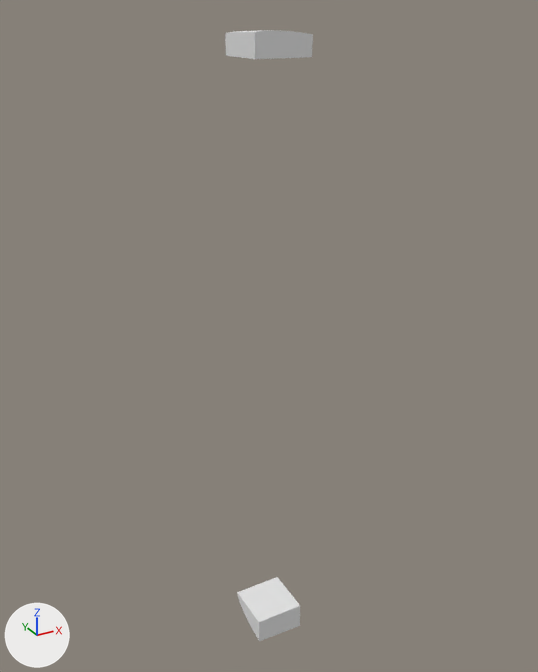
Before and after pictures for a commit that changed the glTF model assets/terrain/surface_pieces/surf_35_2.glb.
Rendered twice from a 50 mm camera at (37.4, 42.6, 8.4) aimed at (68.2, 98.8, -19.6). Lighting does not change. The marker at lower left points along +X, +Y and +Z. The picture after the commit comes second. Mesh edges are drawn as thin lines on the coarser meshes. Where no turn or scale is listed for an object, it has been applied to the vertices.

Names of what the first picture shows: 'layer_0', 'layer_12'.
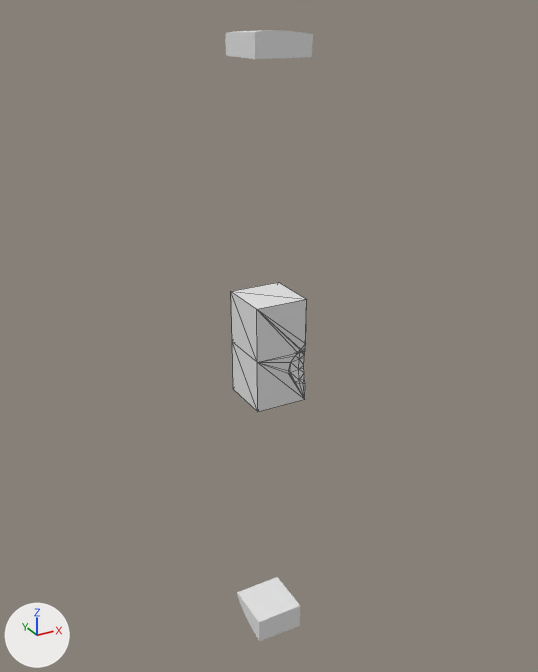
Diff of the bpy script that builds the scene:
```diff
--- a/assets/terrain/surface_pieces/surf_35_2.glb.py
+++ b/assets/terrain/surface_pieces/surf_35_2.glb.py
@@ me_layer_6 @@
+me_layer_6.from_pydata(...)  # 33 vertices, 62 faces; spans x 65.0..70.0, y 95.0..100.0, z -25.0..-20.0
@@ me_layer_5 @@
+me_layer_5.from_pydata(...)  # 17 vertices, 30 faces; spans x 65.0..70.0, y 95.0..100.0, z -20.0..-15.0
@@ ob_layer_6 @@
+ob_layer_6 = bpy.data.objects.new('layer_6', me_layer_6)
+ob_layer_6.location = (0.0, 0.0, 0.0)
@@ ob_layer_5 @@
+ob_layer_5 = bpy.data.objects.new('layer_5', me_layer_5)
+ob_layer_5.location = (0.0, 0.0, 0.0)
```

What differs and where, as boxes (x1, y1, x2, y2) in the pictures (538 x 672 px):
'layer_5', added: after (231, 283, 307, 362)
'layer_6', added: after (232, 342, 305, 412)
